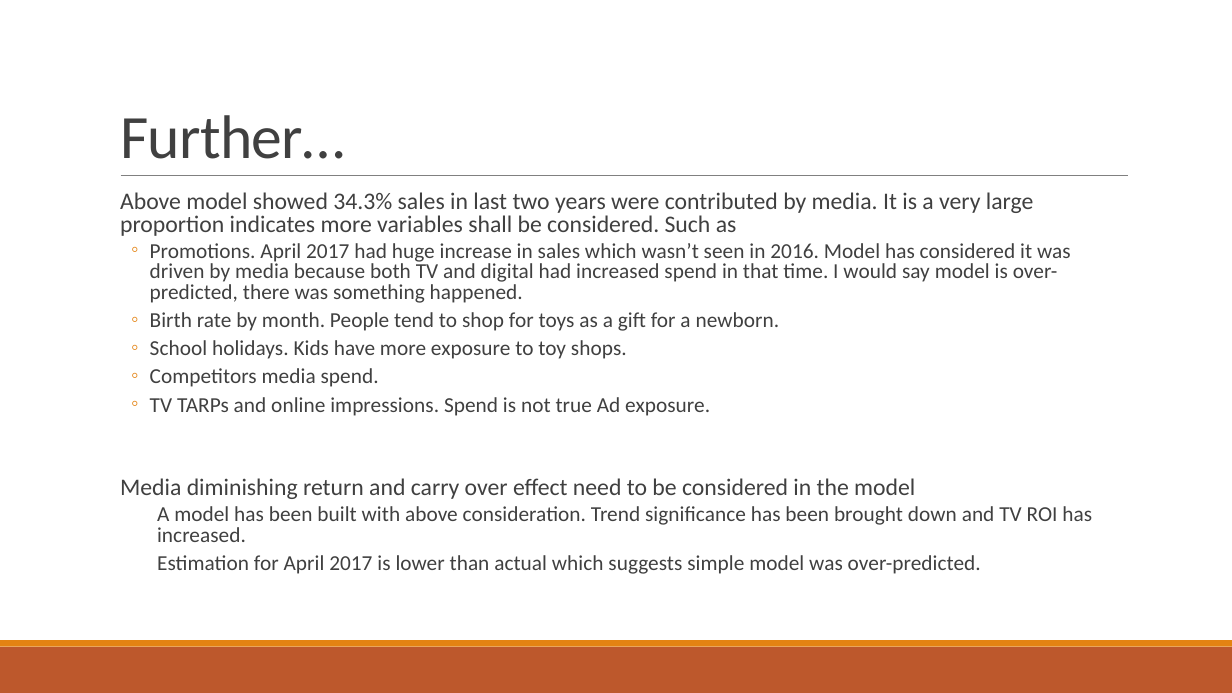
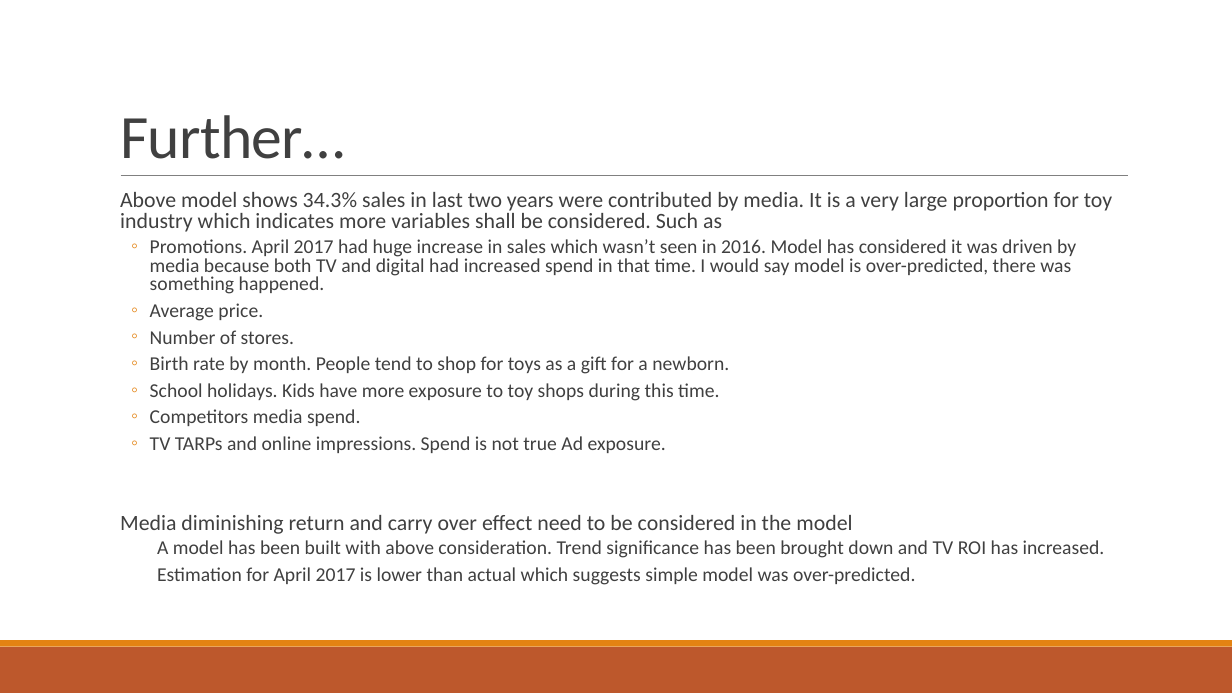
Before and after one commit to MollieZ/ToyCadreon, a slide deck: slide 6 of Toy Sales.pptx. Drawn at 1232x693 pixels with LibreOffice and Linux fonts; fonts in the diff are those of the drawing. Boxes give left, top, right and bottom in pixels: in the first picture for what was removed or moved away, otherwise in the second. Text is boxed around its words. In the diff, an @@ line names an element or a change of style, - is before the commit and + after.

```diff
--- a/Toy Sales.pptx
+++ b/Toy Sales.pptx
@@ text at box(120, 192, 1112, 232): text changed; size 18.5 to 17 pt @@
-  Above model showed 34.3% sales in last two years were contributed by media. It is a very large proportion indicates more variables shall be considered. Such as
+  Above model shows 34.3% sales in last two years were contributed by media. It is a very large proportion for toy industry which indicates more variables shall be considered. Such as
@@ text at box(120, 239, 1105, 585): size 16.6 to 15.3 pt in "Promotions. April 2017 had huge increase in ...", "Birth rate by month. People tend to ...", "Competitors media spend.", "TV TARPs and online impressions. Spend is ..." and 2 more places; size 18.5 to 17 pt in "Media diminishing return and carry over effect ..." @@
@@ text at box(150, 303, 294, 344): paragraphs added @@
+  ◦ Average price.
+  ◦ Number of stores.
@@ text at box(150, 383, 719, 401): text changed; size 16.6 to 15.3 pt @@
-  ◦ School holidays. Kids have more exposure to toy shops.
+  ◦ School holidays. Kids have more exposure to toy shops during this time.
```
Also in this commit, not shown: 2 other slides changed, 3 other files.
